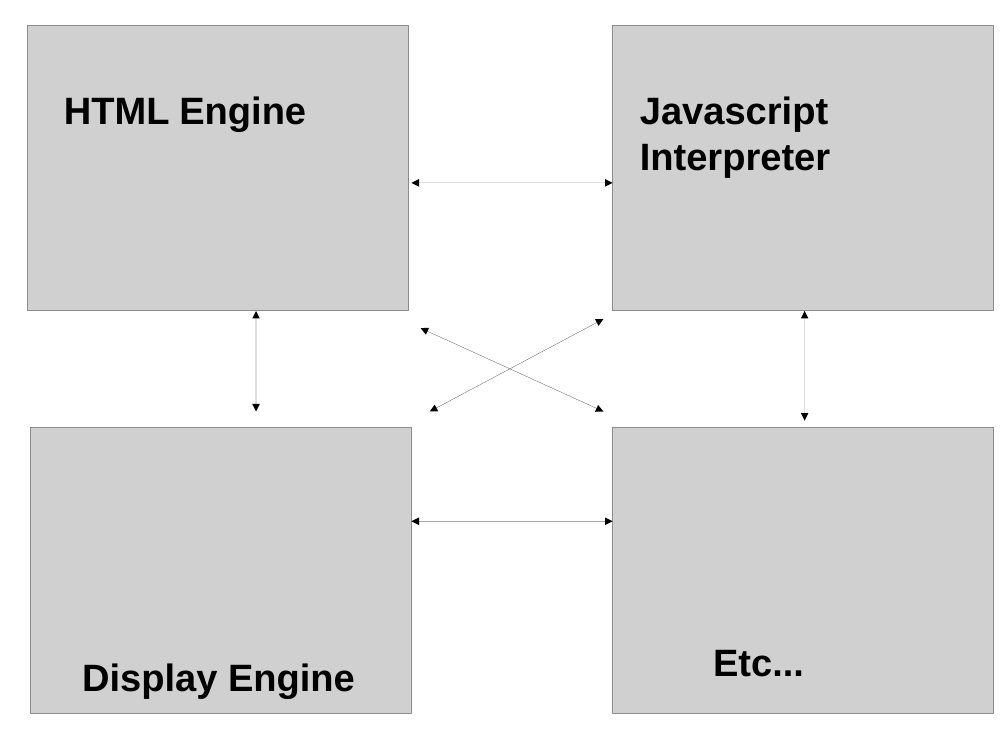
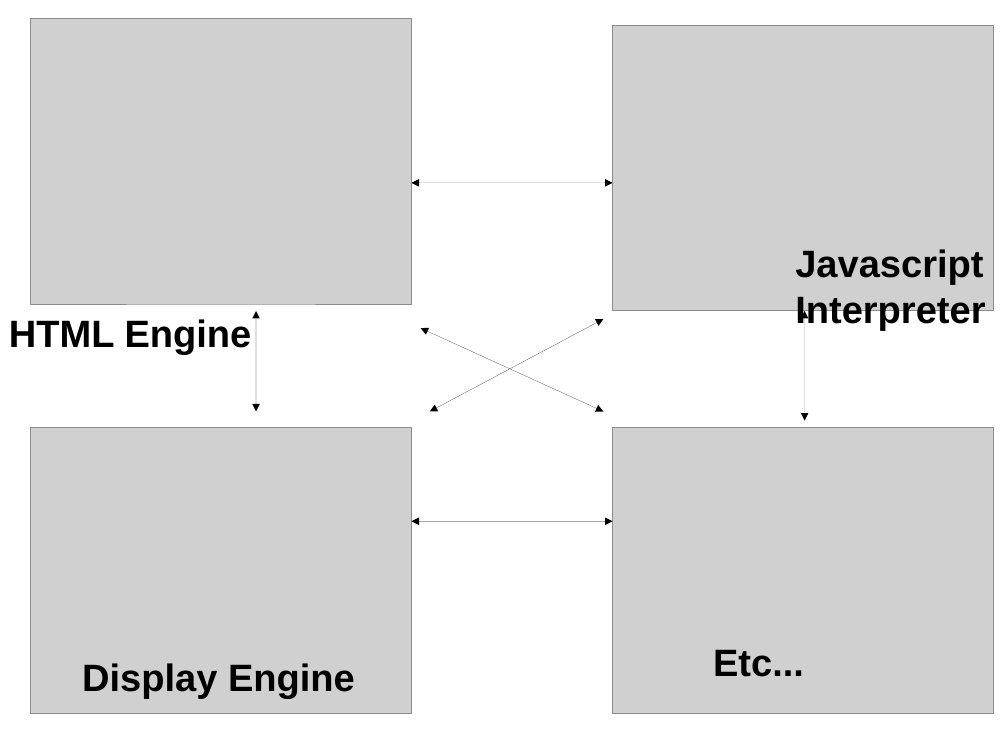
Before and after one commit to akhirsch/Pony-Doc, a slide deck: slide 3 of presentations/final_pres.odp. Drawn at 1008x756 pixels with LibreOffice and Linux fonts; fonts in the diff are those of the drawing; grey boxes stand for pictures. Boxes give left, top, right and bottom in pixels: in the first picture for what was removed or moved away, otherwise in the second. Text is boxed around its words. In the diff, an @@ line names an element or a change of style, - is before the commit and + after.

Commit message:
Final presentation.

```diff
--- a/presentations/final_pres.odp
+++ b/presentations/final_pres.odp
@@ picture: place and size @@
-picture at (27, 26, 409, 311)
+picture at (30, 18, 412, 304)
@@ text "Javascript": place and size @@
-text "Javascript" at (640, 96, 830, 178)
+text "Javascript" at (795, 249, 985, 331)
@@ text "HTML Engine": place and size @@
-text "HTML Engine" at (64, 96, 306, 132)
+text "HTML Engine" at (9, 319, 252, 355)
```
Also in this commit, not shown: 4 other slides changed, 7 slides added, 4 slides removed, 19 other files.
